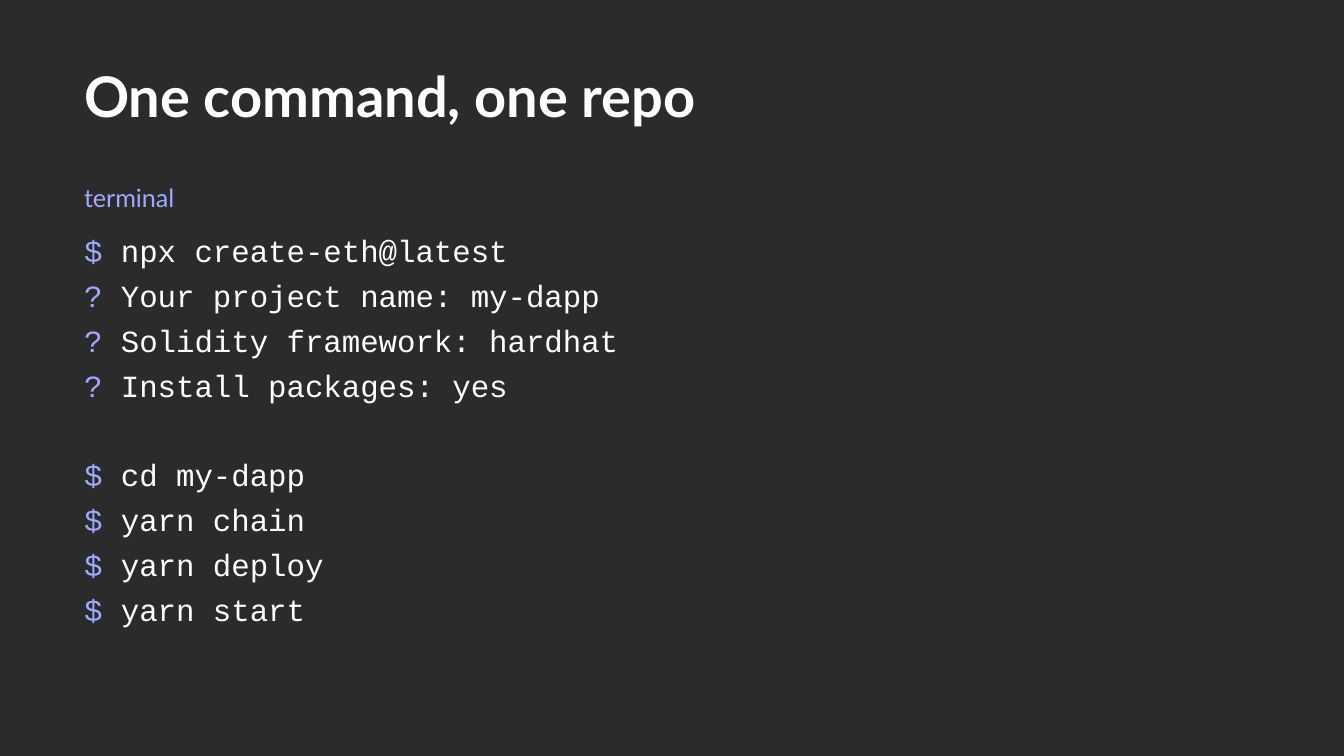
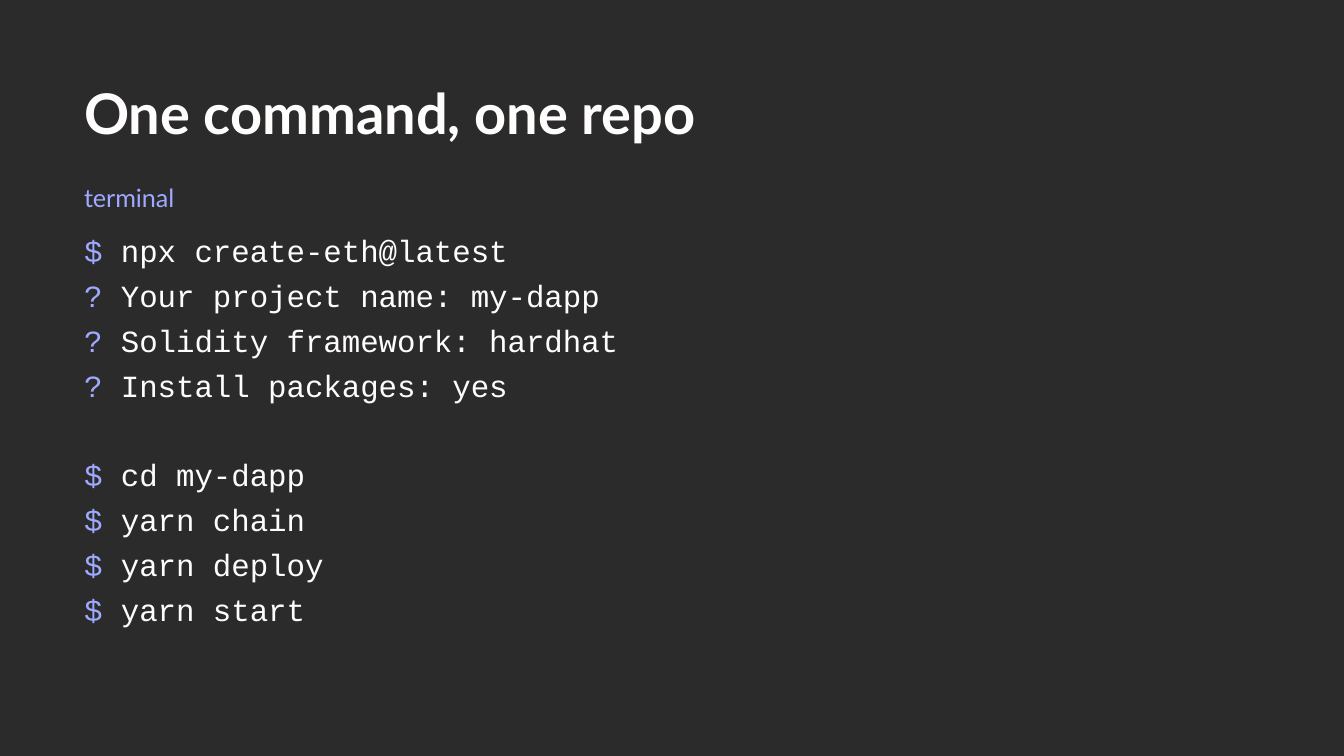
Before and after one commit to technophile-04/devcon-8-mumbai, a slide deck: slide 7 of template/buidlguidl-devcon8.pptx. Drawn at 1344x756 pixels with LibreOffice and Linux fonts; fonts in the diff are those of the drawing; background and template pictures are left out; a plain dark background stands for a picture behind light text. Boxes give left, top, right and bottom in pixels: in the first picture for what was removed or moved away, otherwise in the second. Text is boxed around its words. In the diff, an @@ line names an element or a change of style, - is before the commit and + after.

```diff
--- a/template/buidlguidl-devcon8.pptx
+++ b/template/buidlguidl-devcon8.pptx
@@ title "One command, one repo": place and size @@
-title "One command, one repo" at (84, 75, 696, 127)
+title "One command, one repo" at (84, 92, 696, 144)
```
Also in this commit, not shown: 7 other slides changed, 24 other files.
